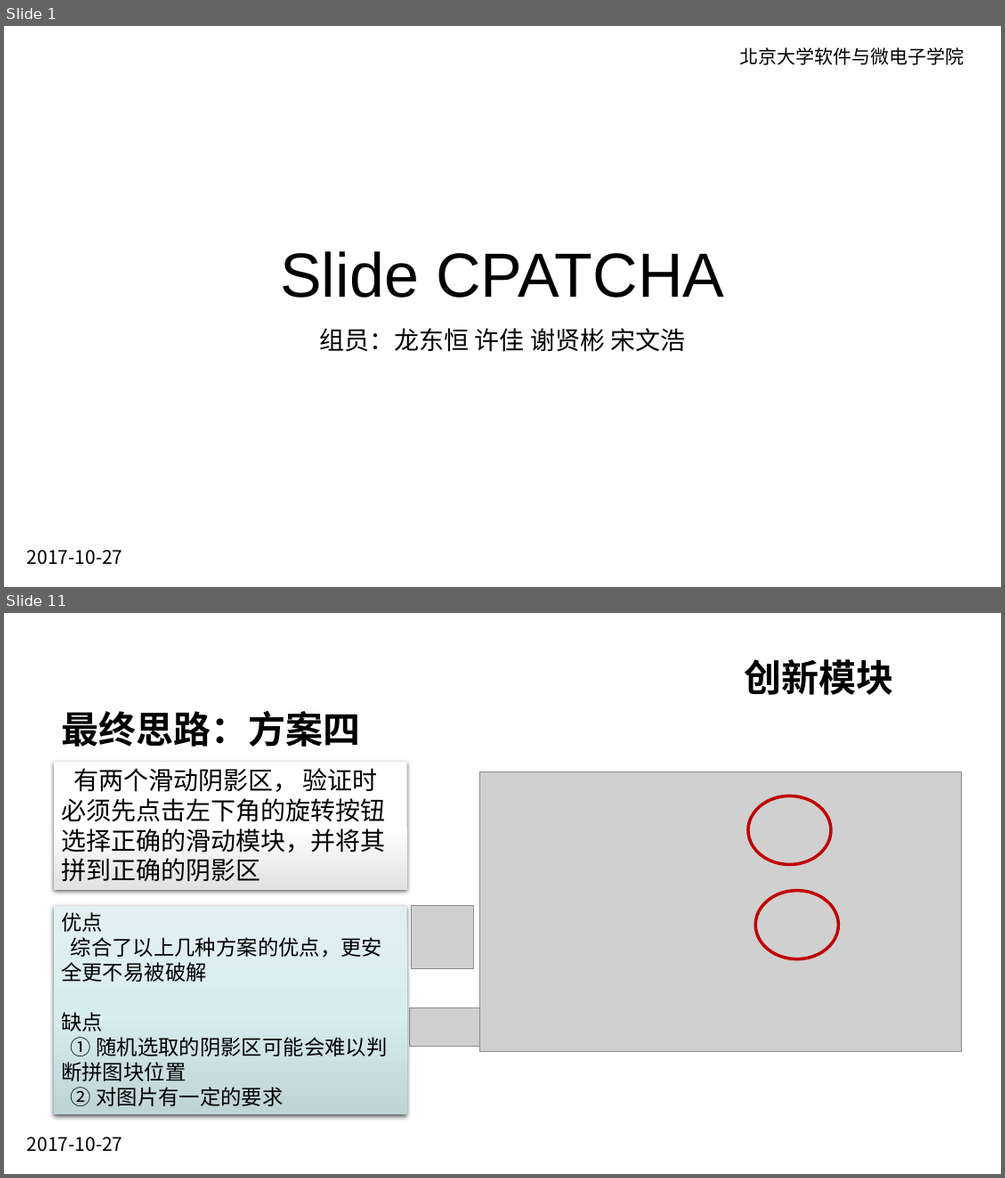
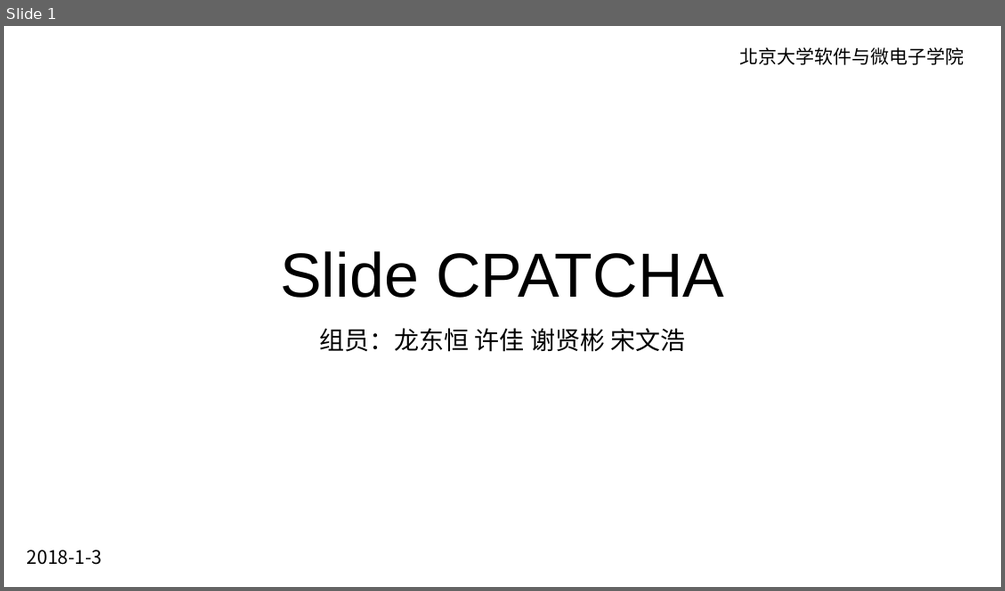
Before and after one commit to kebreathing/Slide-CPATCHA, a slide deck: ppt/Slide-CPATCHA-结题报告.pptx. Shown one above the other, each under a label of ours: slides 1 and 11 before the commit, slide 1 after it; the slides between them are not shown. The pictures are 1005x1178 and 1005x591 pixels, drawn with LibreOffice and Linux fonts; fonts in the diff are those of the drawing; grey boxes stand for pictures; background and template pictures are left out. Boxes give left, top, right and bottom in pixels: in the first picture for what was removed or moved away, otherwise in the second. Text is boxed around its words. In the diff, an @@ line names an element or a change of style, - is before the commit and + after.

```diff
--- a/ppt/Slide-CPATCHA-结题报告.pptx
+++ b/ppt/Slide-CPATCHA-结题报告.pptx
@@ slide 11 removed at [4,613,1001,1174], background picture (left out) @@
@@ title removed at [744,659,893,695] @@
-创新模块
@@ text removed at [61,711,360,747] @@
-最终思路：方案四
@@ rectangle removed at [54,761,407,890] @@
-有两个滑动阴影区， 验证时必须先点击左下角的旋转按钮选择正确的滑动模块，并将其拼到正确的阴影区
@@ picture removed at [479,771,961,1052] @@
@@ ellipse removed at [748,796,831,865] @@
@@ rectangle removed at [54,906,407,1114] @@
-优点
-综合了以上几种方案的优点，更安全更不易被破解
-缺点
-① 随机选取的阴影区可能会难以判断拼图块位置
-② 对图片有一定的要求
@@ picture removed at [411,906,473,969] @@
@@ ellipse removed at [755,891,839,959] @@
@@ picture removed at [409,1008,479,1046] @@
@@ text removed at [27,1136,123,1151] @@
-2017-10-27
@@ slide 1 changed as well @@
@@ text removed at [27,549,123,564] @@
-2017-10-27
@@ text added at [27,549,102,564], 18 pt, text #000000 @@
+2018-1-3
```
Also in this commit, not shown: 3 other slides changed, 6 slides added, 10 other slides removed, 1 other file.
